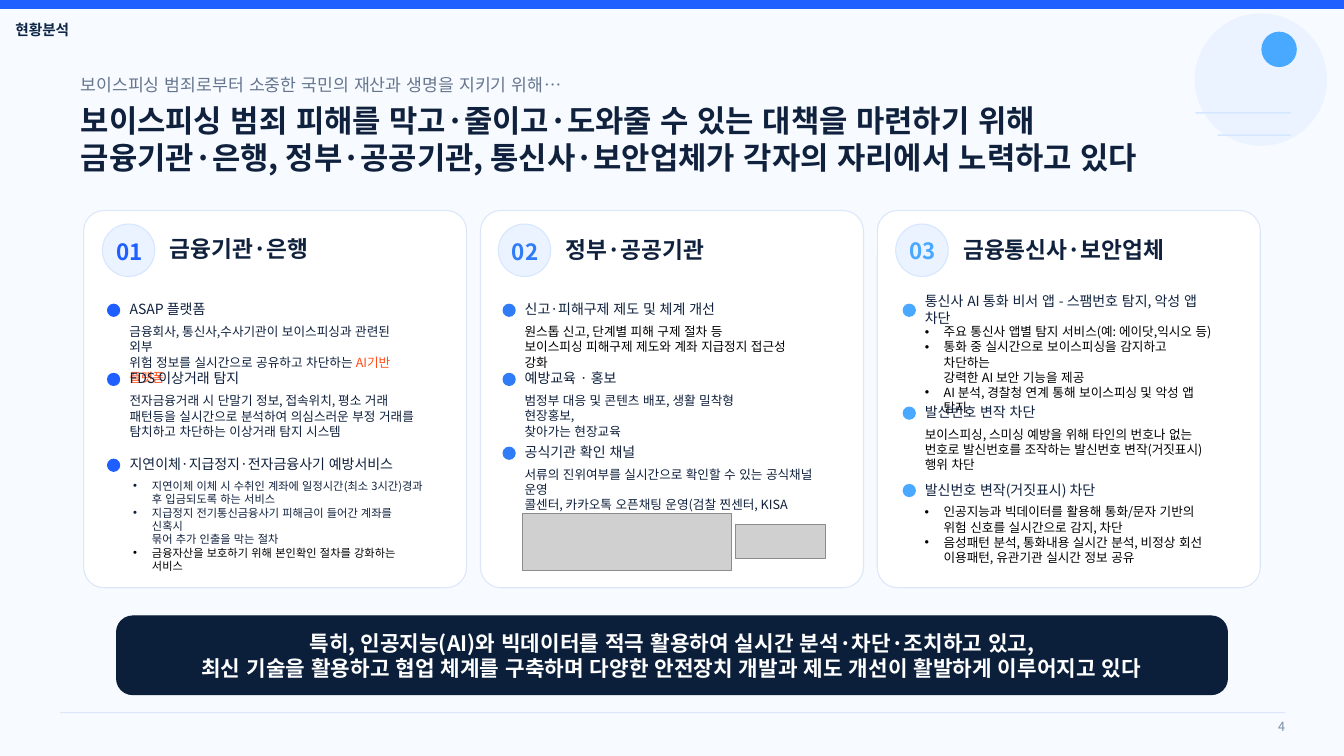
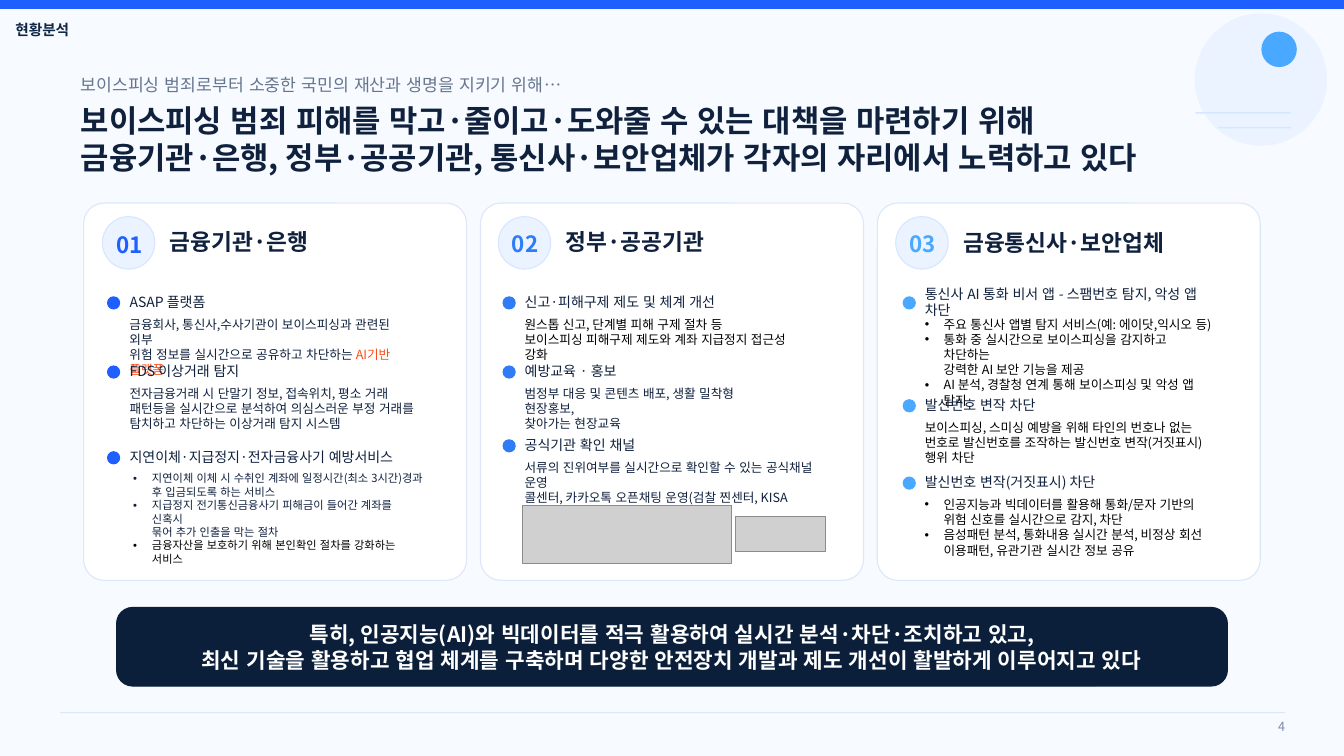
Before and after one commit to hamhj7694/AIXTeamProject2, a slide deck: slide 4 of 01_docs/01_proposal/01.frow/03_제안서 본작성.pptx. Drawn at 1344x756 pixels with LibreOffice and Linux fonts; fonts in the diff are those of the drawing; grey boxes stand for pictures. Boxes give left, top, right and bottom in pixels: in the first picture for what was removed or moved away, otherwise in the second. Text is boxed around its words. In the diff, an @@ line names an element or a change of style, - is before the commit and + after.

Commit message:
26년 8월 27일 제안서 1차 공유

```diff
--- a/01_docs/01_proposal/01.frow/03_제안서 본작성.pptx
+++ b/01_docs/01_proposal/01.frow/03_제안서 본작성.pptx
@@ 13 texts, 6 ellipses, 4 rounded rectangles: place and size @@
-13 texts, 6 ellipses, 4 rounded rectangles at (84,211,1260,695)
+13 texts, 6 ellipses, 4 rounded rectangles at (84,203,1260,687)
@@ 12 texts, 6 ellipses, 2 pictures, 1 line: place and size @@
-12 texts, 6 ellipses, 2 pictures, 1 line at (103,135,1292,571)
+12 texts, 6 ellipses, 2 pictures, 1 line at (103,128,1292,564)
```
Also in this commit, not shown: 5 other slides changed, 4 slides added, 3 slides removed.
